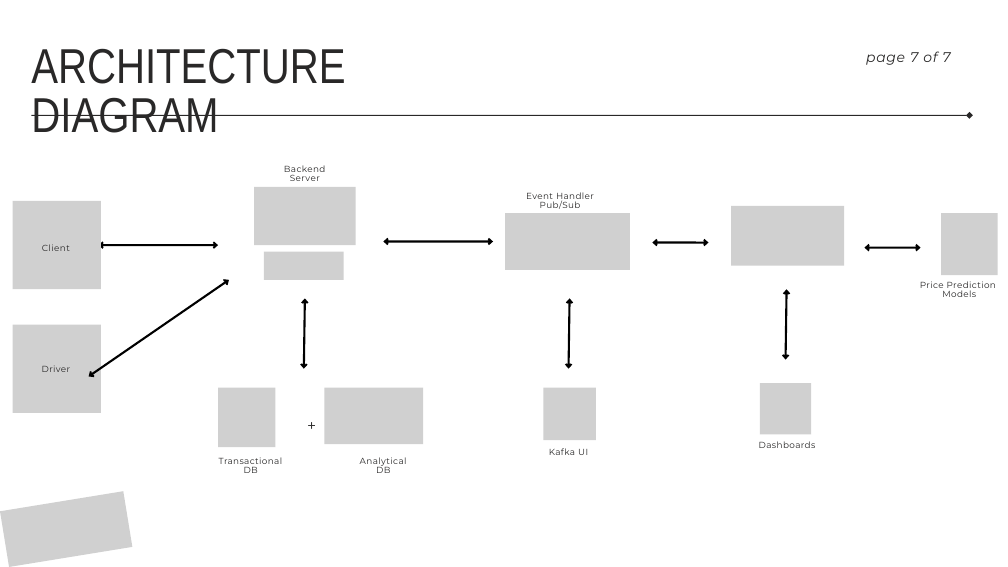
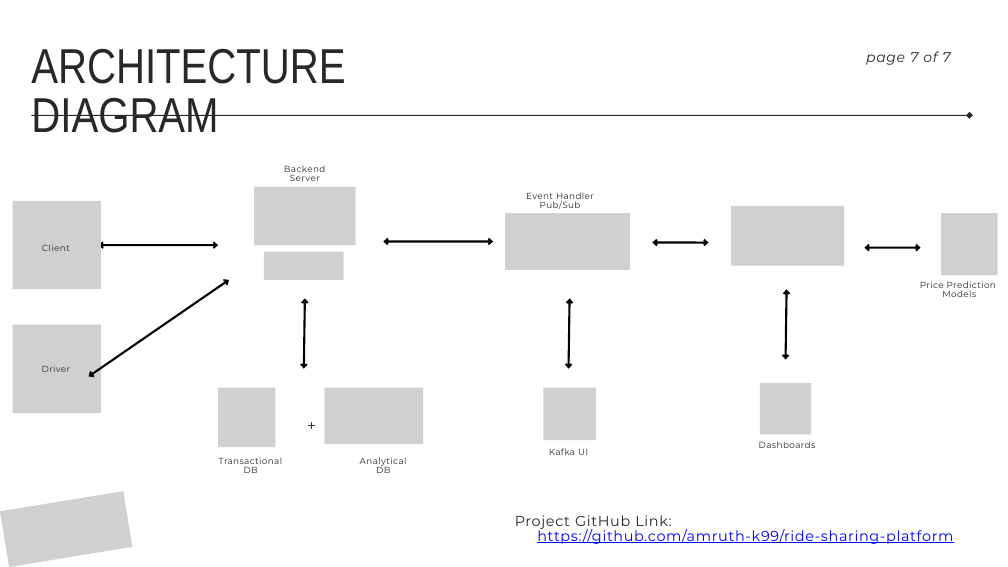
Before and after one commit to amruth-k99/ride-sharing-platform, a slide deck: slide 8 of Cost-Effective Real-TIme Ride Sharing Platform.pptx. Drawn at 1008x567 pixels with LibreOffice and Linux fonts; fonts in the diff are those of the drawing; grey boxes stand for pictures. Boxes give left, top, right and bottom in pixels: in the first picture for what was removed or moved away, otherwise in the second. Text is boxed around its words. In the diff, an @@ line names an element or a change of style, - is before the commit and + after.

Commit message:
updated ppt with link

```diff
--- a/Cost-Effective Real-TIme Ride Sharing Platform.pptx
+++ b/Cost-Effective Real-TIme Ride Sharing Platform.pptx
@@ text added at [515, 515, 953, 544], 20.6 pt, text #0000FF, underline @@
+Project GitHub Link:
+https://github.com/amruth-k99/ride-sharing-platform
```
Also in this commit, not shown: 1 other file.
